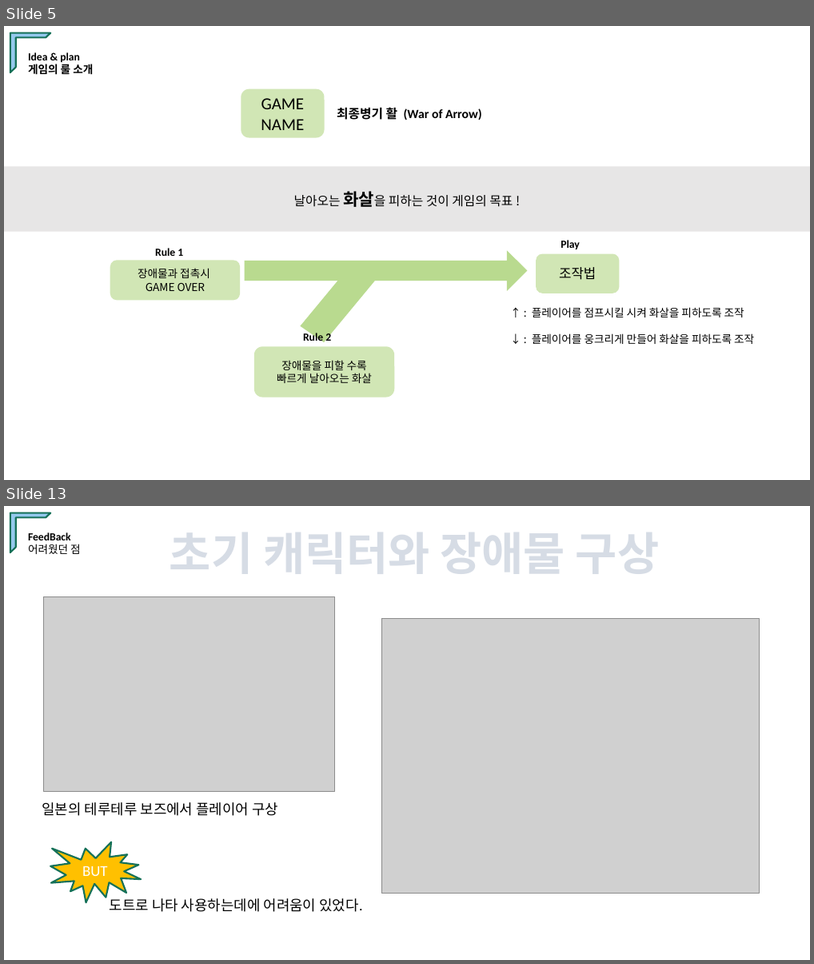
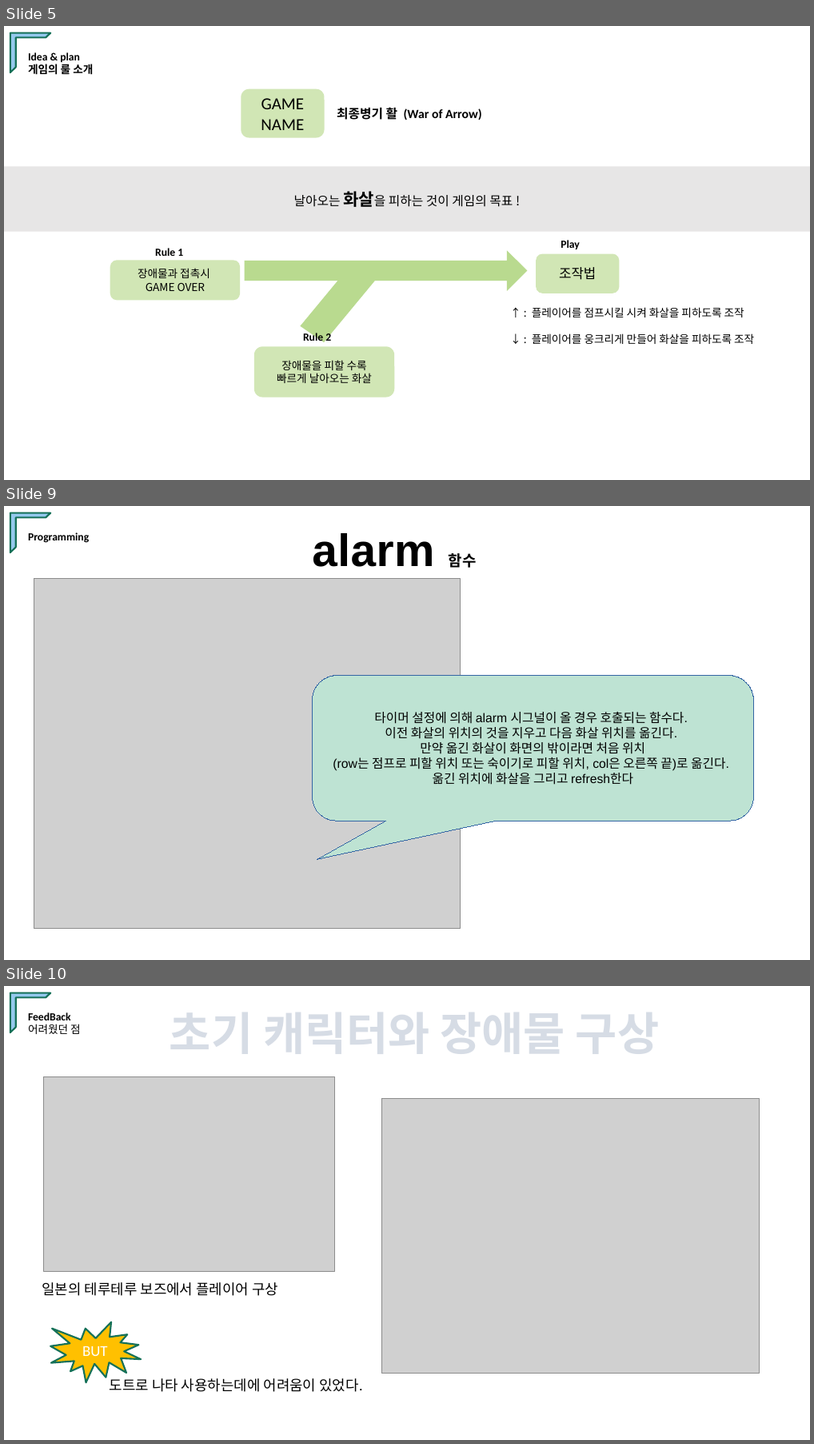
Before and after one commit to Brogi/TeamProject_Team5, a slide deck: Linuxversion.odp. Shown one above the other, each under a label of ours: slides 5 and 13 before the commit, slides 5, 9 and 10 after it; the slides between them are not shown. The pictures are 814x964 and 814x1444 pixels, drawn with LibreOffice and Linux fonts; fonts in the diff are those of the drawing; grey boxes stand for pictures. Boxes give left, top, right and bottom in pixels: in the first picture for what was removed or moved away, otherwise in the second. Text is boxed around its words. In the diff, an @@ line names an element or a change of style, - is before the commit and + after.

```diff
--- a/Linuxversion.odp
+++ b/Linuxversion.odp
@@ slide 9 added at <box>4,506,810,960</box>, background #FFFFFF @@
@@ half frame added at <box>10,512,50,552</box>, fill #94C8ED, outline #157158 2.01 pt @@
@@ text added at <box>28,532,89,543</box>, 13 pt, text #000000, bold @@
+Programming
@@ text added at <box>312,533,477,568</box>, 54 pt, text #000000, bold @@
+alarm 함수
@@ picture added at <box>34,579,460,928</box> @@
@@ rounded speech box added at <box>313,676,754,820</box>, fill #BEE3D3, outline #3465A4 0 pt, 15 pt, text #000000 @@
+타이머 설정에 의해 alarm 시그널이 올 경우 호출되는 함수다.
+이전 화살의 위치의 것을 지우고 다음 화살 위치를 옮긴다.
+만약 옮긴 화살이 화면의 밖이라면 처음 위치
+(row는 점프로 피할 위치 또는 숙이기로 피할 위치, col은 오른쪽 끝)로 옮긴다.
+옮긴 위치에 화살을 그리고 refresh한다
@@ what was slide 13 is now slide 10 @@
```
Also in this commit, not shown: 3 other slides added, 7 slides removed, 1 other file.
